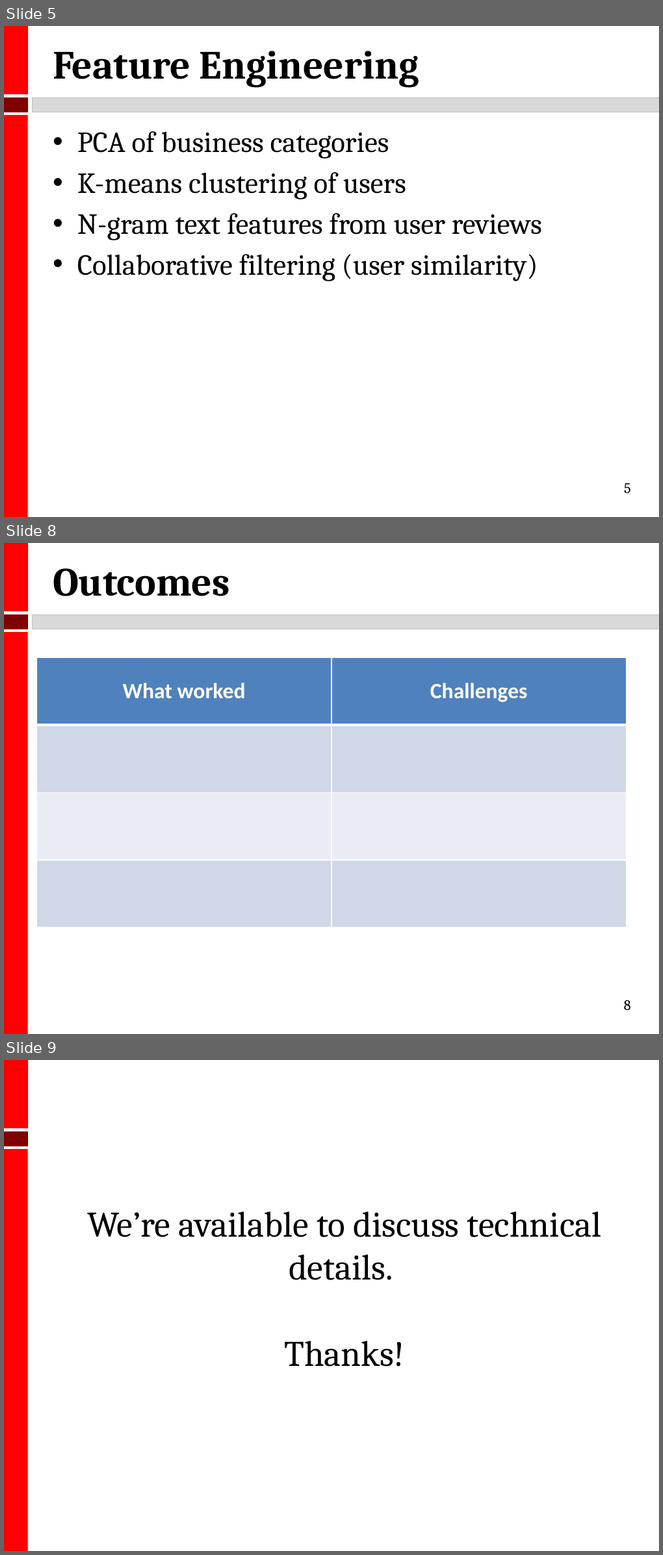
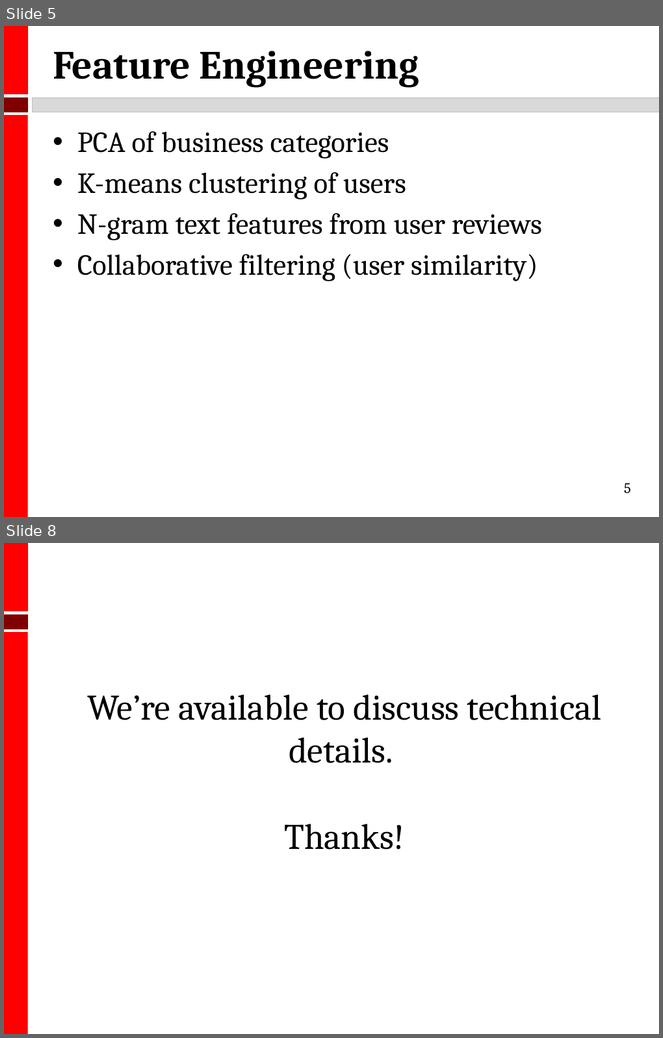
Before and after one commit to kmhoo/AdvancedMLProject, a slide deck: advML_final_presentation.pptx. Shown one above the other, each under a label of ours: slides 5, 8 and 9 before the commit, slides 5 and 8 after it; the slides between them are not shown. The pictures are 663x1555 and 663x1038 pixels, drawn with LibreOffice and Linux fonts; fonts in the diff are those of the drawing. Boxes give left, top, right and bottom in pixels: in the first picture for what was removed or moved away, otherwise in the second. Text is boxed around its words. In the diff, an @@ line names an element or a change of style, - is before the commit and + after.

```diff
--- a/advML_final_presentation.pptx
+++ b/advML_final_presentation.pptx
@@ slide 8 removed at [4, 543, 659, 1034], background #FFFFFF; not listed: 4 template elements that a slide beside it also shows @@
@@ title removed at [53, 568, 230, 596] @@
-Outcomes
@@ table removed at [36, 657, 627, 928], 4 rows, 2 columns @@
-What worked | Challenges
- | 
- | 
- | 
@@ page number removed at [624, 1001, 631, 1010] @@
-8
@@ what was slide 9 is now slide 8 @@
```
Also in this commit, not shown: 2 slides changed, 2 slides added, 2 other slides removed.
